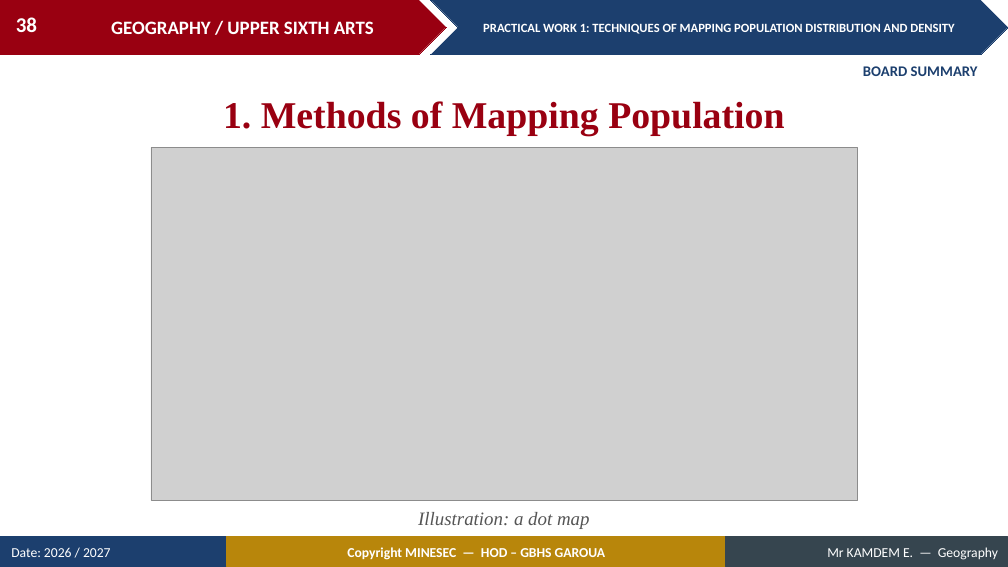
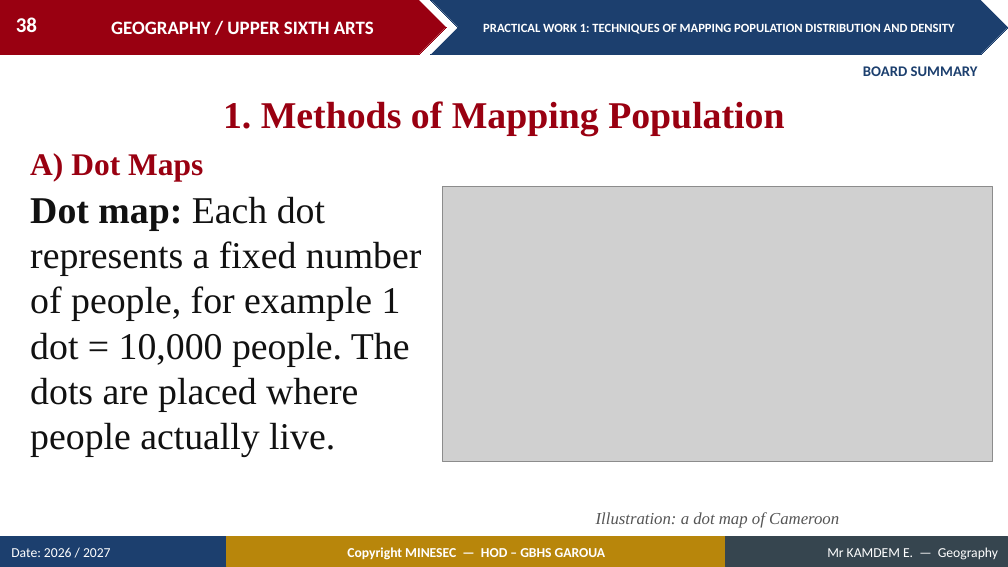
Before and after one commit to Berthautk/linea-github, a slide deck: slide 38 of lecons/USA/Population Geography/03_USA_POP_PW01_Techniques_of_Mapping_Population_Distribution_and_Density.pptx. Drawn at 1008x567 pixels with LibreOffice and Linux fonts; fonts in the diff are those of the drawing; grey boxes stand for pictures. Boxes give left, top, right and bottom in pixels: in the first picture for what was removed or moved away, otherwise in the second. Text is boxed around its words. In the diff, an @@ line names an element or a change of style, - is before the commit and + after.

```diff
--- a/lecons/USA/Population Geography/03_USA_POP_PW01_Techniques_of_Mapping_Population_Distribution_and_Density.pptx
+++ b/lecons/USA/Population Geography/03_USA_POP_PW01_Techniques_of_Mapping_Population_Distribution_and_Density.pptx
@@ text added at (x1=30, y1=153, x2=203, y2=181), 30 pt, text #990011, bold @@
+A) Dot Maps
@@ text added at (x1=30, y1=196, x2=421, y2=457), 36 pt, text #111111 @@
+Dot map: Each dot represents a fixed number of people, for example 1 dot = 10,000 people. The dots are placed where people actually live.
@@ picture resized from (x1=151, y1=147, x2=858, y2=501) to (x1=442, y1=186, x2=993, y2=461) @@
@@ text at (x1=596, y1=512, x2=839, y2=528): text changed; size 18 to 16 pt @@
-Illustration: a dot map
+Illustration: a dot map of Cameroon
```
Also in this commit, not shown: 36 other slides changed, 32 slides added, 10 slides removed, 9 other files.
